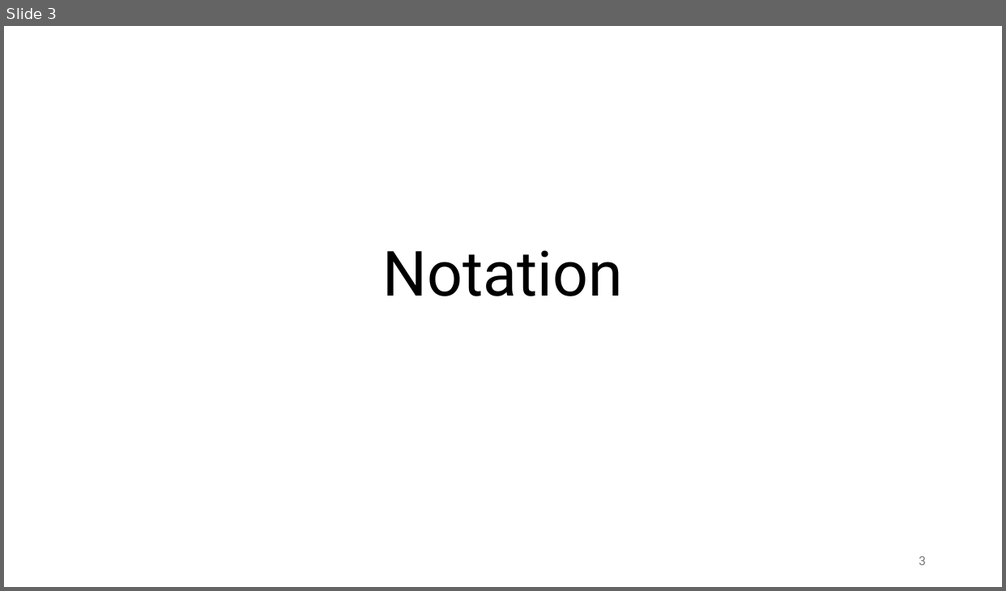
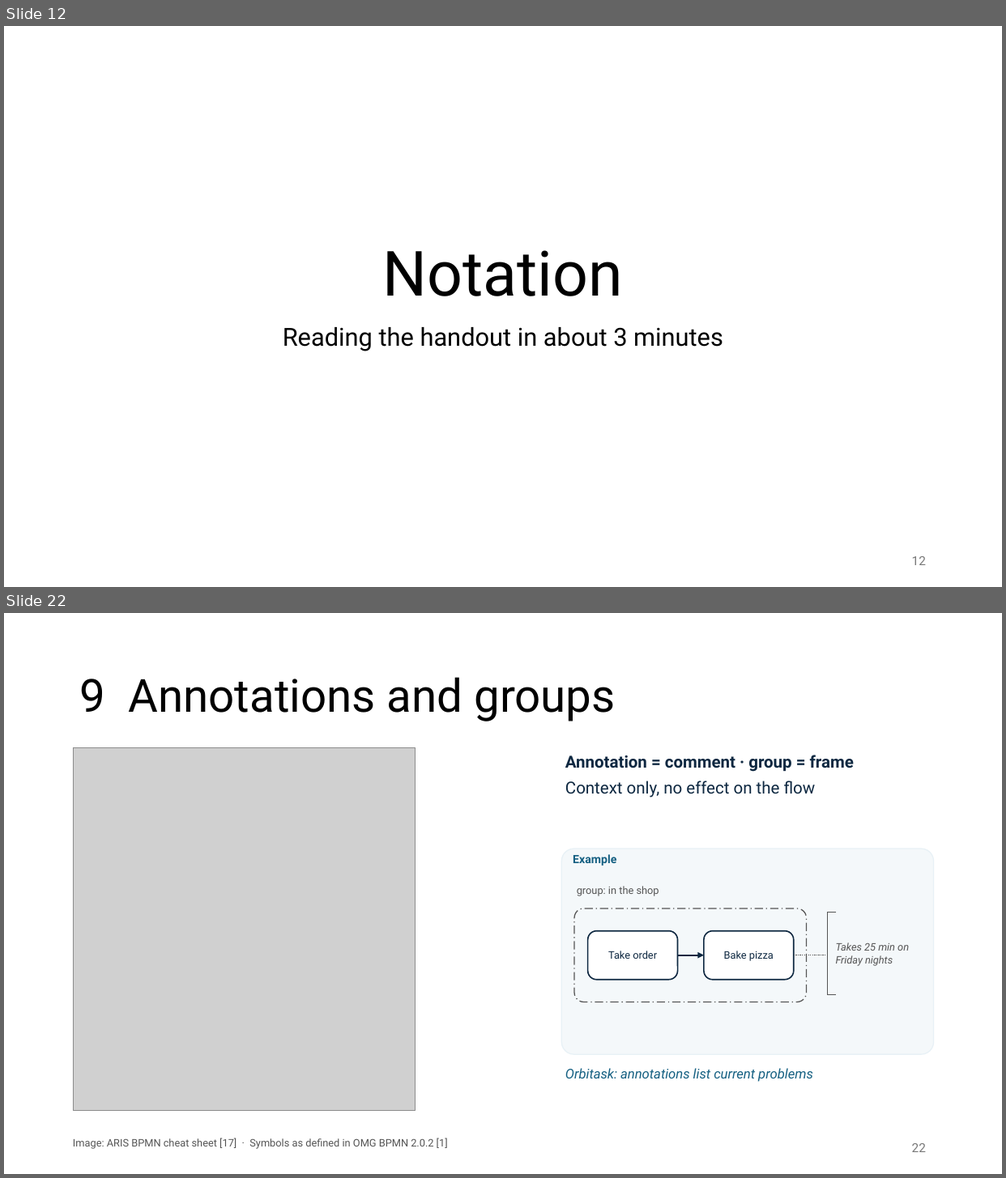
Before and after one commit to FontysVenlo/esd-2026-workshop-g03, a slide deck: BPMN Workshop.pptx. Shown one above the other, each under a label of ours: slide 3 before the commit, slides 12 and 22 after it; the slides between them are not shown. The pictures are 1006x591 and 1006x1178 pixels, drawn with LibreOffice and Linux fonts; fonts in the diff are those of the drawing; grey boxes stand for pictures. Boxes give left, top, right and bottom in pixels: in the first picture for what was removed or moved away, otherwise in the second. Text is boxed around its words. In the diff, an @@ line names an element or a change of style, - is before the commit and + after.

```diff
--- a/BPMN Workshop.pptx
+++ b/BPMN Workshop.pptx
@@ slide 22 added at [4, 613, 1002, 1174], background #FFFFFF @@
@@ title added at [80, 677, 615, 722], 44 pt, text #000000 @@
+9 Annotations and groups
@@ picture added at [73, 747, 415, 1111] @@
@@ text added at [565, 755, 854, 798], 16 pt, text #0E2841, bold @@
+Annotation = comment · group = frame
+Context only, no effect on the flow
@@ rounded rectangle added at [562, 849, 934, 1054], fill #F4F8FA, outline #E8F1F6 1 pt @@
@@ text added at [573, 854, 616, 866], 11 pt, text #156082, bold @@
+Example
@@ text added at [577, 886, 659, 897], 10 pt, text #555555 @@
+group: in the shop
@@ rounded rectangle added at [574, 909, 807, 1003], outline #555555 1 pt dashed @@
@@ line added from (837, 913) to (828, 913), #555555 1 pt @@
@@ line added from (828, 913) to (828, 995), #555555 1 pt @@
@@ rounded rectangle added at [588, 931, 678, 980], fill #FFFFFF, outline #0E2841 1.25 pt, 10 pt, text #0E2841 @@
+Take order
@@ rounded rectangle added at [704, 931, 794, 980], fill #FFFFFF, outline #0E2841 1.25 pt, 10 pt, text #0E2841 @@
+Bake pizza
@@ text added at [836, 943, 909, 966], 10 pt, text #555555, italic @@
+Takes 25 min on Friday nights
@@ arrow added from (678, 956) to (704, 956), #0E2841 1.25 pt @@
@@ line added from (794, 956) to (828, 956), #555555 1 pt dashed @@
@@ line added from (828, 995) to (837, 995), #555555 1 pt @@
@@ text added at [565, 1068, 813, 1082], 13 pt, text #156082, italic @@
+Orbitask: annotations list current problems
@@ text added at [73, 1138, 448, 1149], 10 pt, text #555555 @@
+Image: ARIS BPMN cheat sheet [17] · Symbols as defined in OMG BPMN 2.0.2 [1]
@@ page number added at [912, 1144, 926, 1152], 12 pt, text #797979 @@
+22
@@ what was slide 3 is now slide 12 @@
@@ slide 12 changed as well @@
@@ subtitle added at [283, 327, 723, 352], 24 pt, text #000000 @@
+Reading the handout in about 3 minutes
@@ page number at [912, 557, 926, 565]: text changed @@
-3
+12
```
Also in this commit, not shown: 7 other slides changed, 33 other slides added, 17 slides removed, 12 other files.
